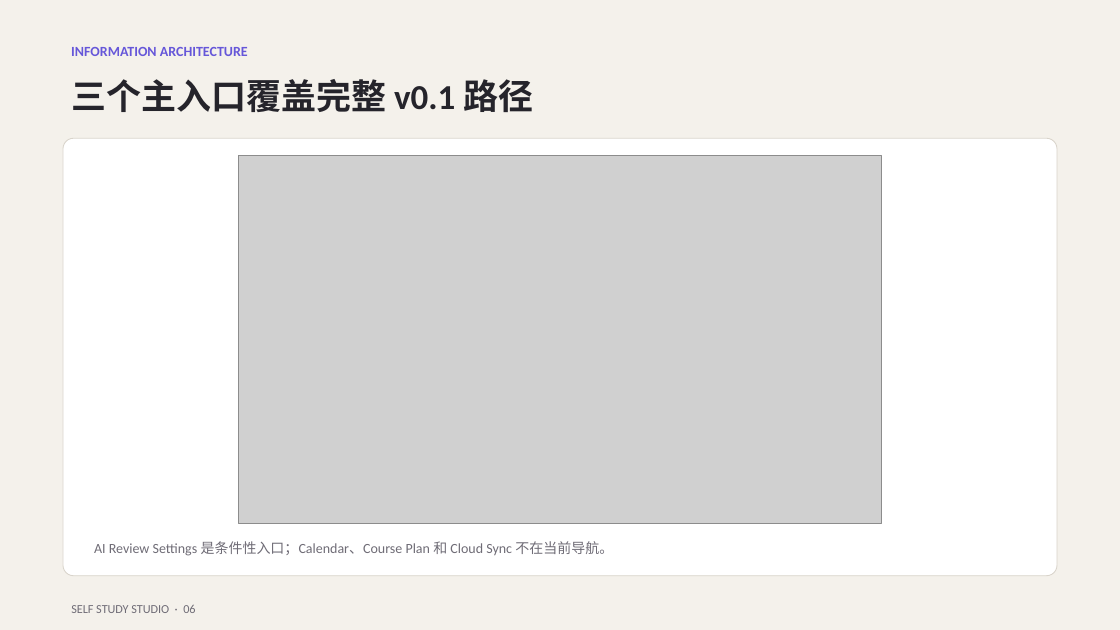
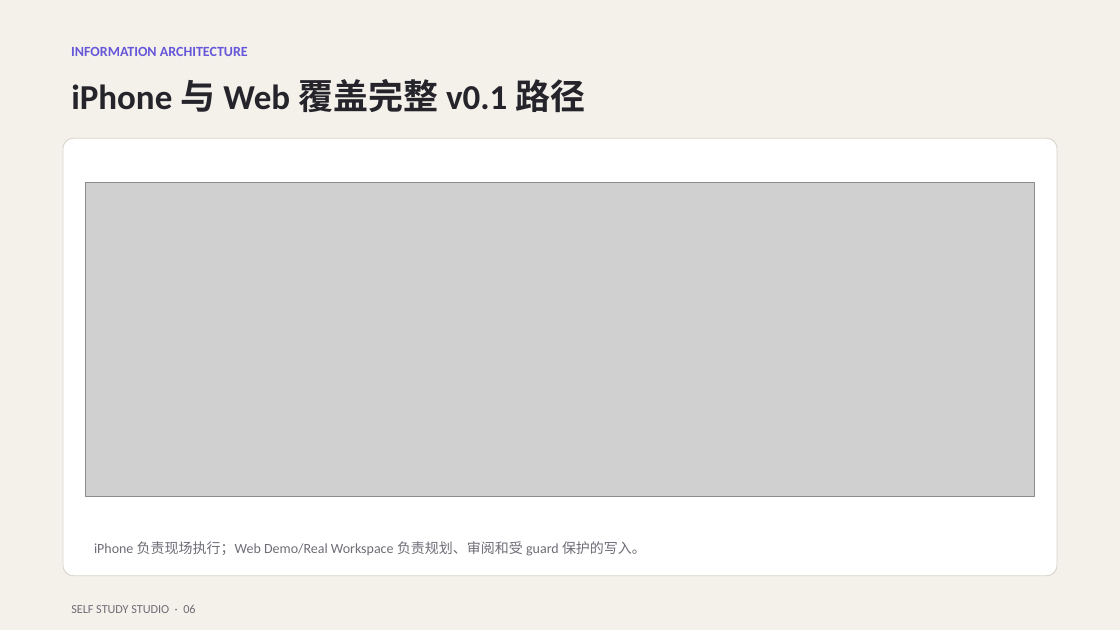
Before and after one commit to Panhe-C/self-study-studio, a slide deck: slide 6 of docs/product-guide/self-study-studio-product-deck.pptx. Drawn at 1120x630 pixels with LibreOffice and Linux fonts; fonts in the diff are those of the drawing; grey boxes stand for pictures. Boxes give left, top, right and bottom in pixels: in the first picture for what was removed or moved away, otherwise in the second. Text is boxed around its words. In the diff, an @@ line names an element or a change of style, - is before the commit and + after.

```diff
--- a/docs/product-guide/self-study-studio-product-deck.pptx
+++ b/docs/product-guide/self-study-studio-product-deck.pptx
@@ text at box(71, 79, 585, 112): text changed @@
-三个主入口覆盖完整 v0.1 路径
+iPhone 与 Web 覆盖完整 v0.1 路径
@@ picture: place and size @@
-picture at box(239, 155, 881, 523)
+picture at box(86, 182, 1034, 497)
@@ text at box(94, 541, 646, 556): text changed @@
-AI Review Settings 是条件性入口；Calendar、Course Plan 和 Cloud Sync 不在当前导航。
+iPhone 负责现场执行；Web Demo/Real Workspace 负责规划、审阅和受 guard 保护的写入。
```
Also in this commit, not shown: 11 other slides changed, 1 slide added, 1 slide removed, 40 other files.
